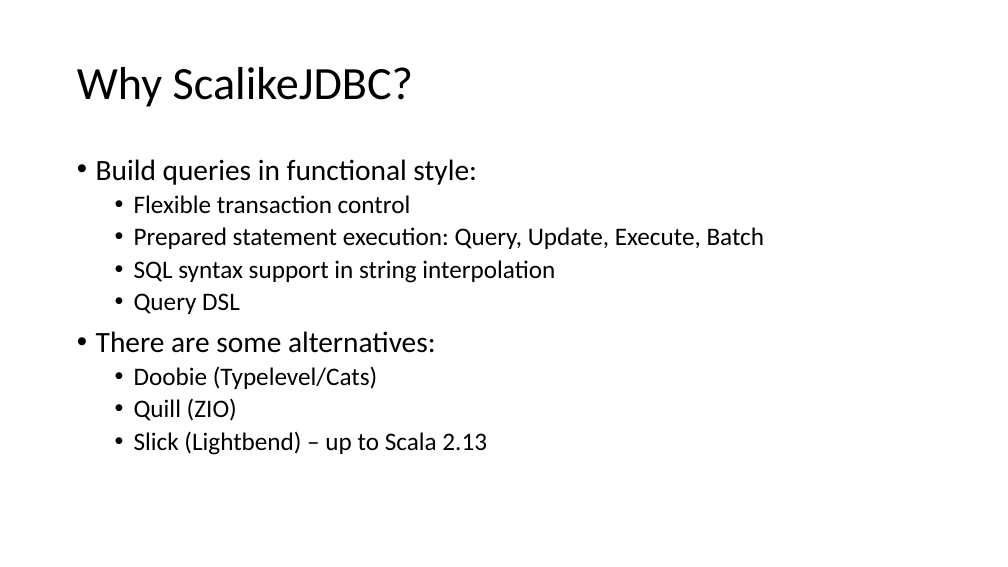
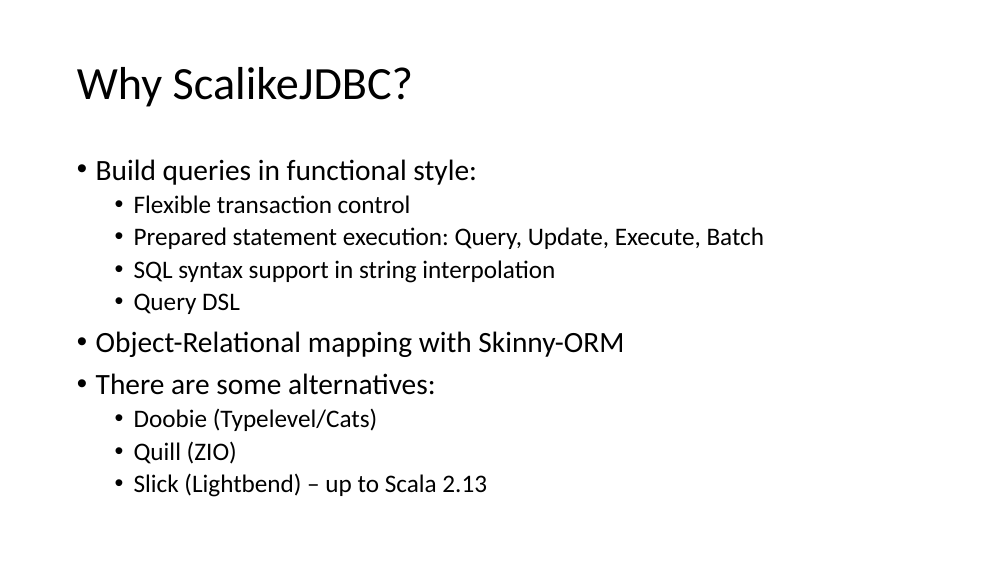
Before and after one commit to mcsuka/scalikejdbc-demo, a slide deck: slide 3 of docs/scalikejdbc-demo.pptx. Drawn at 1008x567 pixels with LibreOffice and Linux fonts; fonts in the diff are those of the drawing. Boxes give left, top, right and bottom in pixels: in the first picture for what was removed or moved away, otherwise in the second. Text is boxed around its words. In the diff, an @@ line names an element or a change of style, - is before the commit and + after.

```diff
--- a/docs/scalikejdbc-demo.pptx
+++ b/docs/scalikejdbc-demo.pptx
@@ text at (x1=96, y1=331, x2=624, y2=357): paragraph added @@
+• Object-Relational mapping with Skinny-ORM
```
Also in this commit, not shown: 3 other slides changed, 1 slide added, 1 other file.
